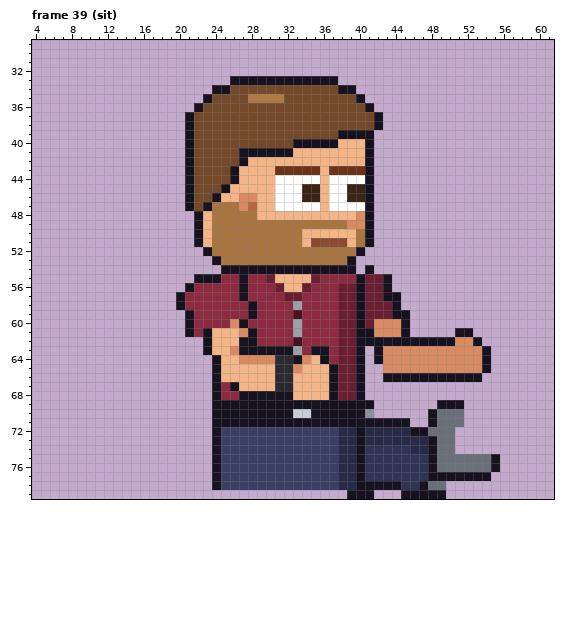
Pixel-art file, stored at sprites/staff/office_adult_right_anim.aseprite. The first picture shows the starting point.
64x80 pixels, 85 frames. Colours within 5 levels of each other are drawn and written as one. Shown: frame 39 (sit): x 4..61, y 29..79. The commit also changed other frames, which this record leaves out.
And afterwards:
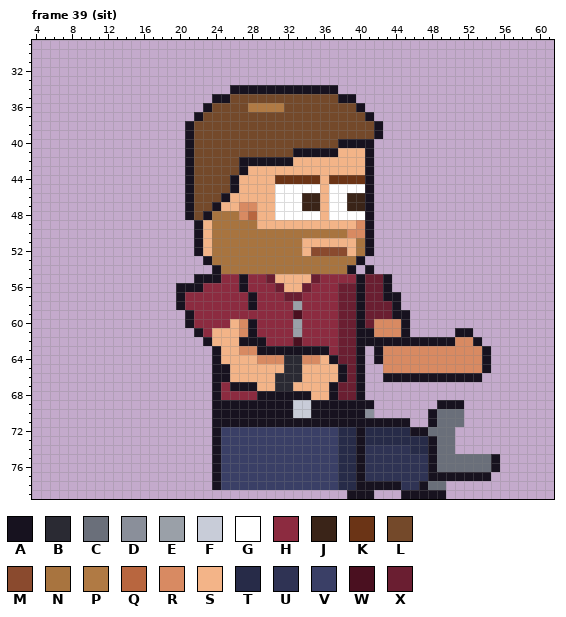
Palette (. is transparent): A #17121f  B #2a2a33  C #6a6f7a  D #8a8f9a  E #9aa0a8  F #c8ccd8  G #ffffff  H #8c2b40  J #3a2418  K #6b3416  L #74492a  M #8a4a2e  N #a8743f  P #b07a44  Q #b8663f  R #d88a62  S #f3b488  T #272b48  U #2f3354  V #3a3f66  W #4a1020  X #6a1e31
Difference:
--- frame 39 (sit)
@@ x 18..44 @@
 32 ...........................
-33 ........AAAAAAAAAAAA.......
-34 ......AALLLLLLLLLLLLAA.....
-35 .....ALLLLPPPPLLLLLLLLA....
-36 ....ALLLLLLLLLLLLLLLLLLA...
-37 ...ALLLLLLLLLLLLLLLLLLLLA..
+33 ...........................
+34 ........AAAAAAAAAAAA.......
+35 ......AALLLLLLLLLLLLAA.....
+36 .....ALLLLPPPPLLLLLLLLA....
+37 ....ALLLLLLLLLLLLLLLLLLA...
 38 ...ALLLLLLLLLLLLLLLLLLLLA..
-39 ...ALLLLLLLLLLLLLLLLAAAA...
-40 ...ALLLLLLLLLLLAAAAASSSA...
-41 ...ALLLLLAAAAAASSSSSSSSA...
-42 ...ALLLLLASSSSSSSSSSSSSA...
-43 ...ALLLLASSSSKKKKKSKKKKA...
-44 ...ALLLLASSSSGGGGGSGGGGA...
-45 ...ALLLASSSSSGGGJJSGGJJA...
-46 ...ALLASSRRSSGGGJJSGGJJA...
-47 ...ALANNNRQSSGGGGGSGGGGA...
-48 ....ASNNNNNSSSSSSSSSSSRA...
-49 ....ASNNNNNNNNNNNNNNNRRA...
-50 ....ASNNNNNNNNNNSSSSSSNA...
-51 ....ASNNNNNNNNNNSMMMMSNA...
-52 .....ANNNNNNNNNNNNNNNNA....
-53 ......ANNNNNNNNNNNNNNA.....
-54 .......AAAAAAAAAAAAAAA.A...
+39 ...ALLLLLLLLLLLLLLLLLLLLA..
+40 ...ALLLLLLLLLLLLLLLLAAAA...
+41 ...ALLLLLLLLLLLAAAAASSSA...
+42 ...ALLLLLAAAAAASSSSSSSSA...
+43 ...ALLLLLASSSSSSSSSSSSSA...
+44 ...ALLLLASSSSKKKKKSKKKKA...
+45 ...ALLLLASSSSGGGGGSGGGGA...
+46 ...ALLLASSSSSGGGJJSGGJJA...
+47 ...ALLASSRRSSGGGJJSGGJJA...
+48 ...ALANNNRQSSGGGGGSGGGGA...
+49 ....ASNNNNNSSSSSSSSSSSRA...
+50 ....ASNNNNNNNNNNNNNNNRRA...
+51 ....ASNNNNNNNNNNSSSSSSNA...
+52 ....ASNNNNNNNNNNSMMMMSNA...
+53 .....ANNNNNNNNNNNNNNNNA....
+54 ......ANNNNNNNNNNNNNNA.A...
 55 ....AAAHHAHHXSSSSXHHHHAXXA.
-56 ...AHHHHHAHHHXSSXHHHXXAXXA.
-57 ..AHHHHHHAHHHHXXHHHHXXAXXAA
+56 ..AAAHHHHAHHHXSSXHHHXXAXXA.
+57 ..AHHHHHHHAHHHXXHHHHXXAXXAA
 58 ..AHHHHHHHAHHHHEHHHHXXAXXXA
-59 ...AHHHHHHAHHHHWHHHHXXAXXXA
-60 ...AHHHHRAHHHHHEHHHHXXAXRRR
-61 ...AHASSSRAHHHHEHHHHXXAARRR
-62 .....ASSSAAHHHHWHHHHXXAAAAA
-63 .....ASSRAAAAAAEHAAHXXA.ARR
-64 ......ASSRRRRBBARSAHXXA.ARR
-65 ......ASSSSSSBBRSSSAXXA..RR
-66 ......ASSSSSSBBSSSSAXXA..AA
-67 ......AHASSSSBBSSSSAXXA....
-68 ......AHHAAAAAASSSSAXXA....
-69 ......AAAAAAAAAAAAAAAAAA...
+59 ...AHHHHHHHHHHHWHHHHXXAXXXA
+60 ...AHHHHSRAHHHHEHHHHXXAXRRR
+61 ....AHSSSRAHHHHEHHHHXXAARRR
+62 .....ASSSAAAHHHWHHHHXXAAAAA
+63 ......ASSRRAAAAAAAAHXXA.ARR
+64 ......ASSSSRRRBBRRSAXXA.ARR
+65 ......AASSSSSSBBSSSSAXA..RR
+66 ......AASSSSSBBBSSSSAXA..AA
+67 ......AHAAASSBBSSSSAXXA....
+68 ......AHHHHAAAAAASSAXXA....
+69 ......AAAAAAAAAFFAAAAAAA...
 70 ......AAAAAAAAAFFAAAAAAD...
Boxes around the changes in both pictures, in picture pixels (x1, y1, x2, y2):
changed: (176, 76, 383, 409)
